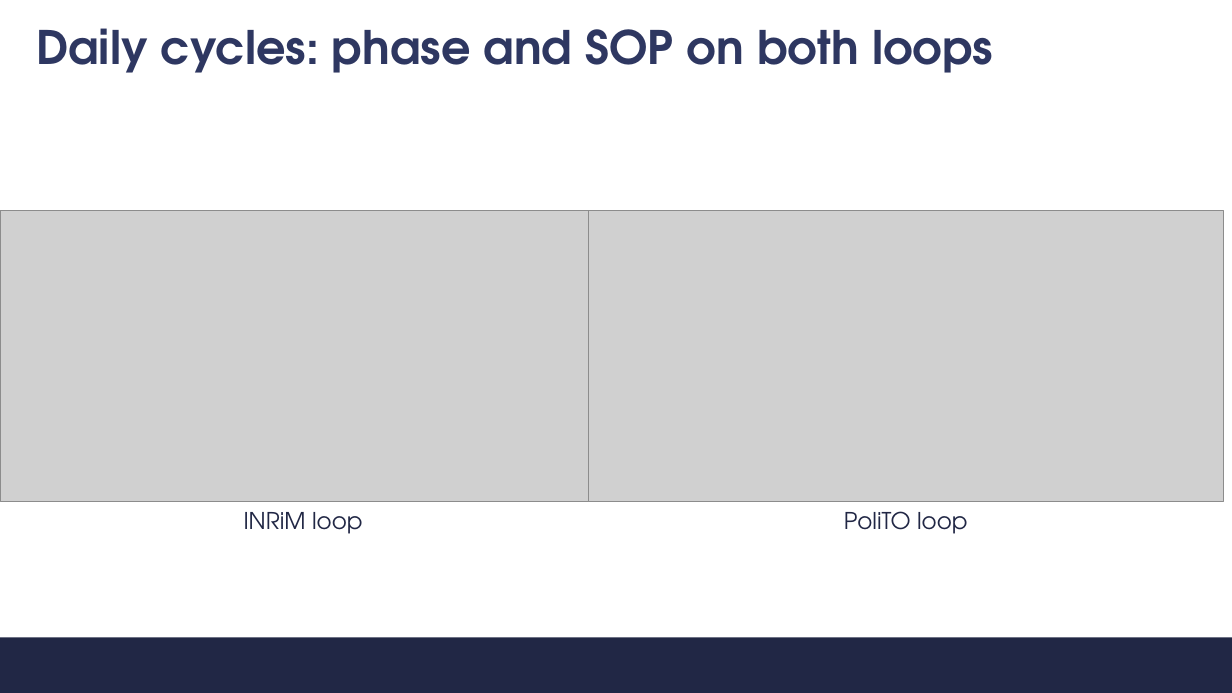
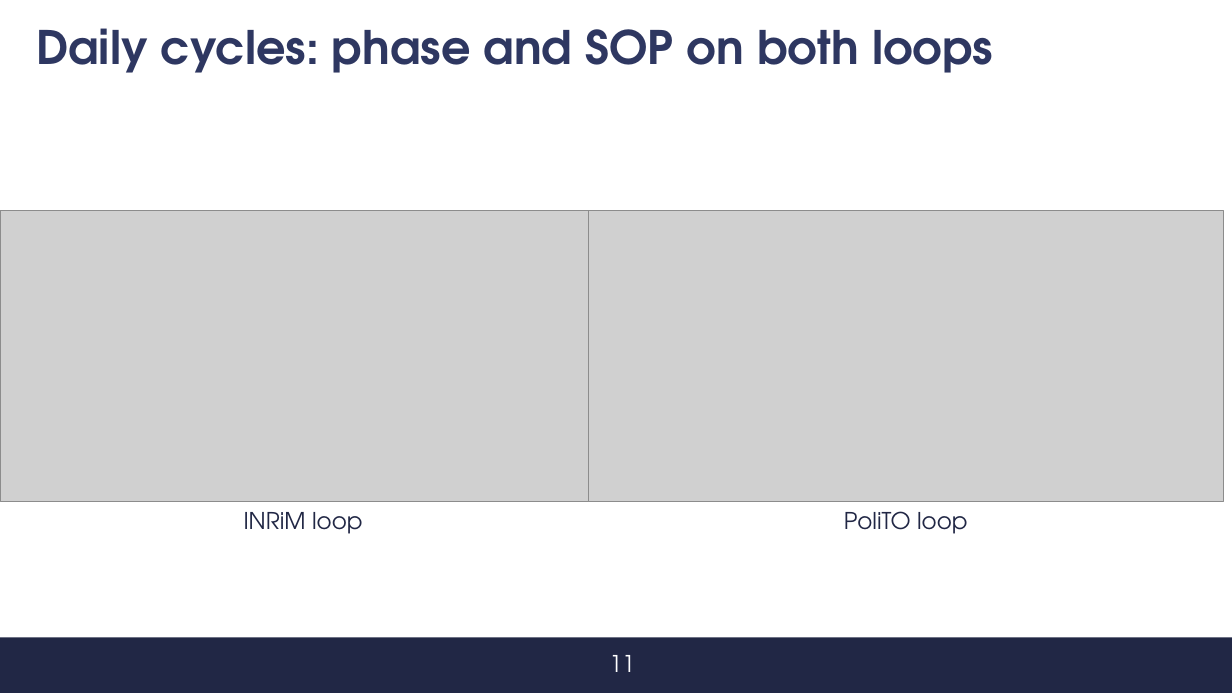
Before and after one commit to s347960/Presentazione, a slide deck: slide 12 of Discussione [Salvato automaticamente].pptx (slide 13 before the commit). Drawn at 1232x693 pixels with LibreOffice and Linux fonts; fonts in the diff are those of the drawing; grey boxes stand for pictures; background and template pictures are left out. Boxes give left, top, right and bottom in pixels: in the first picture for what was removed or moved away, otherwise in the second. Text is boxed around its words. In the diff, an @@ line names an element or a change of style, - is before the commit and + after.

```diff
--- a/Discussione [Salvato automaticamente].pptx
+++ b/Discussione [Salvato automaticamente].pptx
@@ text added at (x1=609, y1=655, x2=635, y2=672), 18 pt, text #FFFFFF @@
+11
```
Also in this commit, not shown: 14 other slides changed, 1 slide removed, 1 other file.
